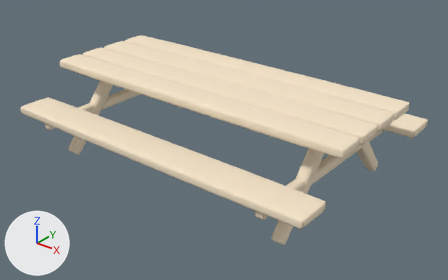
Before and after pictures for a commit that changed the OBJ model assets/meshes/PrimeCutTable.obj.
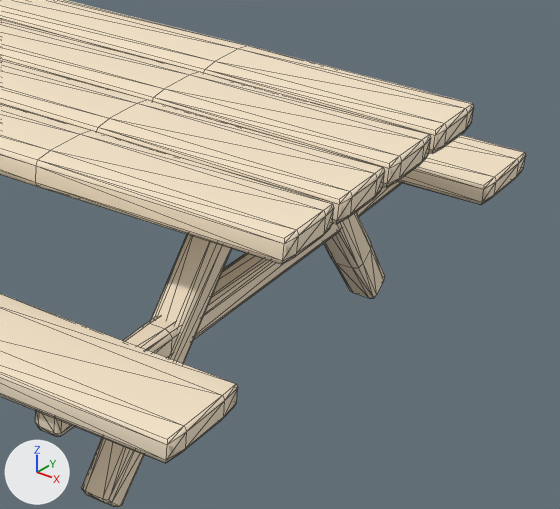
The first picture shows the older version from a 50 mm camera at (12.74, -15.67, 10.7) aimed at (0.3, -0.13, 1.06). The close-ups show the older and then the newer version on the part from 54% to 98% of the width and 23% to 88% of the height of that picture. Only the edits that show in the close-ups are written down. Lighting does not change. The marker at lower left points along +X, +Y and +Z. The close-ups show mesh edges as thin lines. Where no turn or scale is listed for an object, it has been applied to the vertices.

Names of what the first close-up shows: 'Wood'.
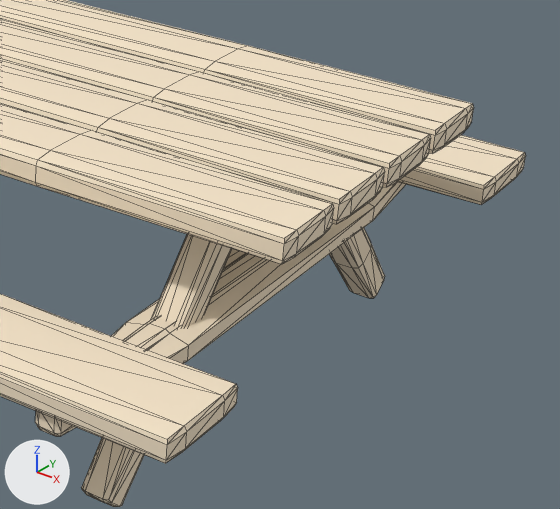
What differs and where, as boxes [x1, y1, x2, y2] in the close-ups (560 x 509 px; the box of a moved part takes in the faces that stretch with it):
part 1 of me_wood, moved or reshaped: before [61, 182, 401, 436]; after [61, 182, 406, 436]
part 2 of me_wood, shading changed: [0, 13, 526, 507] in both

The edits, one by one:
me_wood has 672 vertices, 1296 faces and spans x -6.0..6.0, y -4.1..4.1, z 0.04..3.28.
me_wood is used by ob_wood; location (0.0, 0.0, 0.0).
Before the commit, vertices of me_wood: 616 (4.42, 2.07, 1.51), 617 (4.42, -2.07, 1.51), 618 (4.42, 2.07, 1.69), 619 (4.42, -2.07, 1.69), 668 (4.78, 2.07, 1.51) at pixel (357, 216).
Before the commit, vertices of me_wood: 669 (4.78, -2.07, 1.51) at pixel (171, 354), 670 (4.78, 2.07, 1.69), 671 (4.78, -2.07, 1.69) at pixel (172, 338).
Part 1, on me_wood:
Vertices 616 to 619 of me_wood move by (-0.2, 0.0, 0.0).
Vertices 668 to 671 of me_wood move by (0.2, 0.0, 0.0).
me_wood part 2: all faces are now shaded flat (1296 of 1296 changed).
